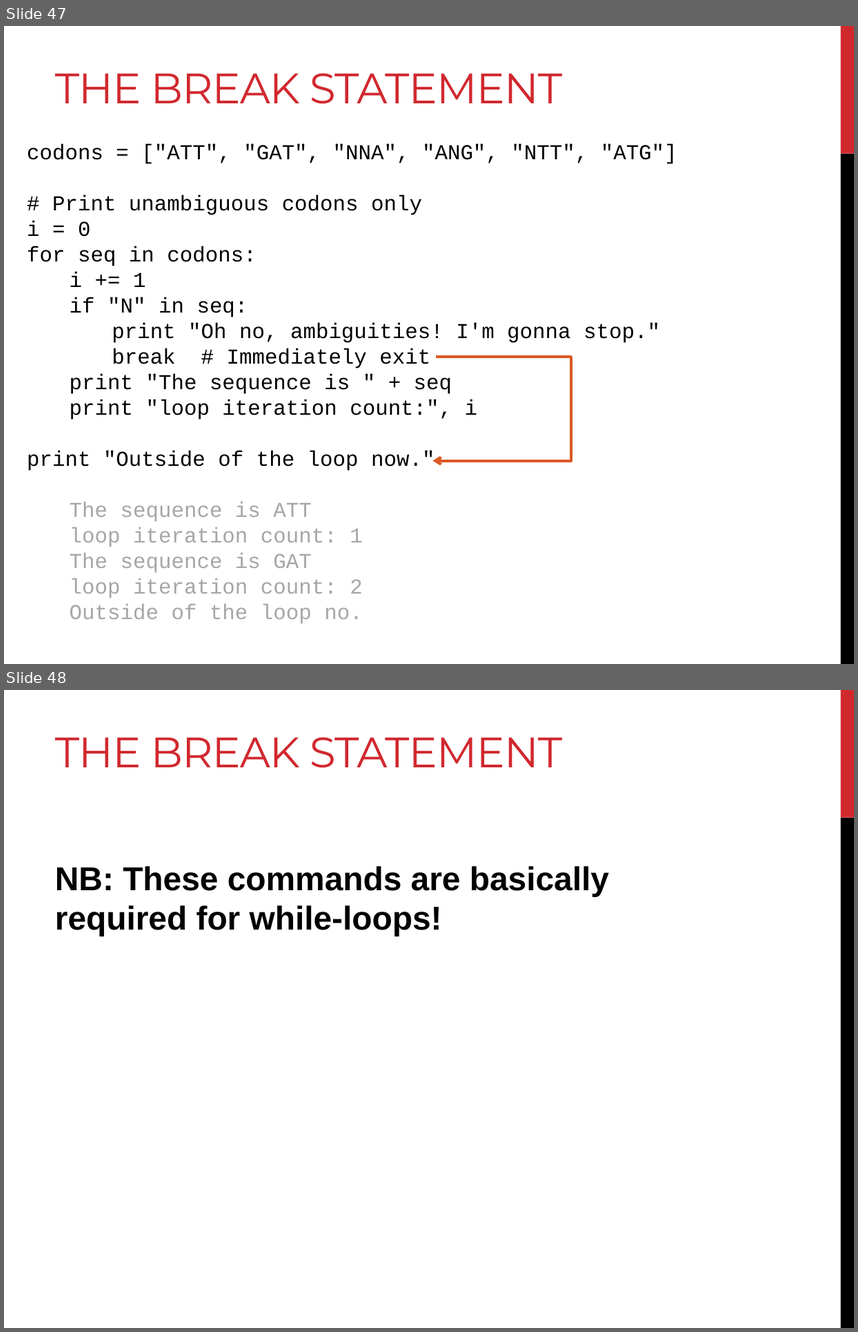
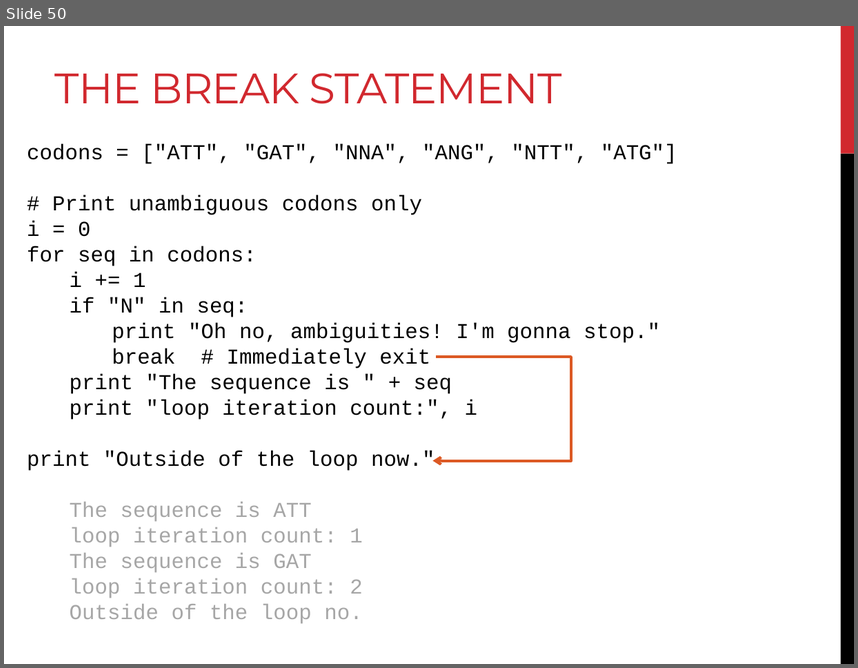
Before and after one commit to BjornFJohansson/ccbb_bigdata2015_python, a slide deck: slides/day2_slides.pptx. Shown one above the other, each under a label of ours: slides 47 and 48 before the commit, slide 50 after it. The pictures are 858x1332 and 858x668 pixels, drawn with LibreOffice and Linux fonts; fonts in the diff are those of the drawing. Boxes give left, top, right and bottom in pixels: in the first picture for what was removed or moved away, otherwise in the second. Text is boxed around its words. In the diff, an @@ line names an element or a change of style, - is before the commit and + after.

```diff
--- a/slides/day2_slides.pptx
+++ b/slides/day2_slides.pptx
@@ slide 48 removed at bbox=[4, 690, 854, 1328], background #FFFFFF; not listed: 2 template elements that a slide beside it also shows @@
@@ title removed at bbox=[55, 737, 562, 768] @@
-THE BREAK STATEMENT
@@ text removed at bbox=[55, 866, 609, 936] @@
-NB: These commands are basically required for while-loops!
@@ what was slide 47 is now slide 50 @@
```
Also in this commit, not shown: 5 slides added, 2 other slides removed, 2 other files.
